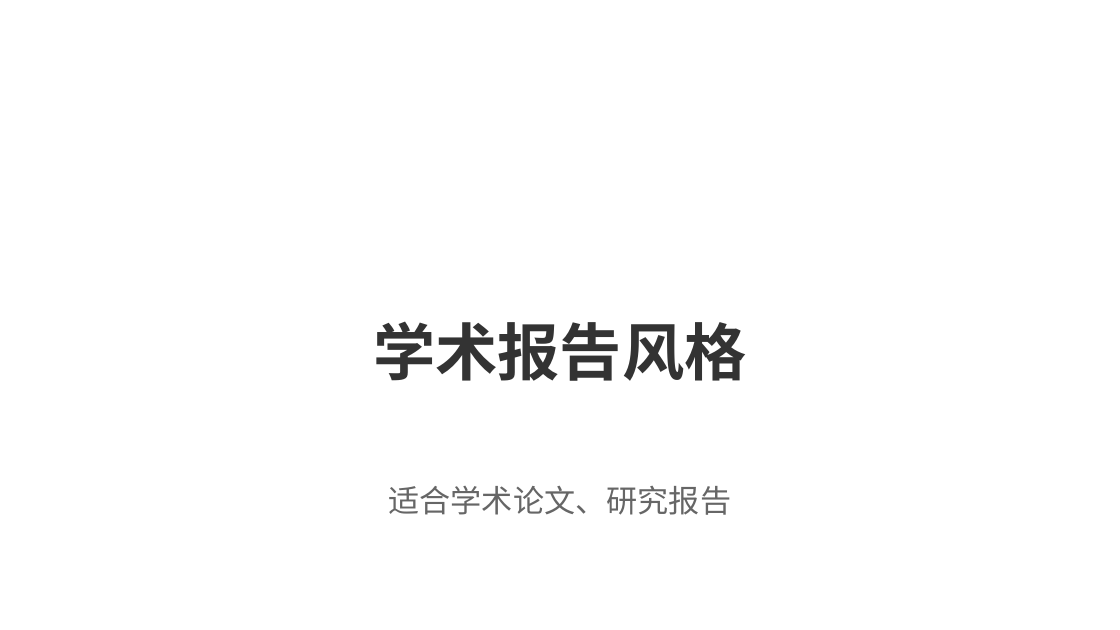
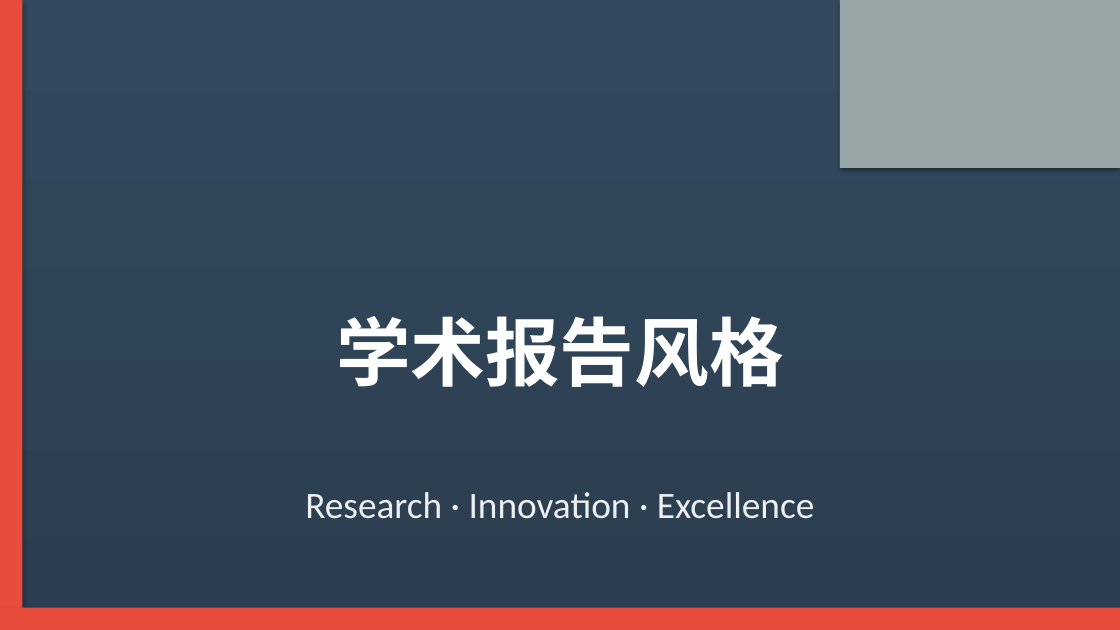
Before and after one commit to tangdazhu/extractdoc, a slide deck: slide 1 of config/templates/academic_template.pptx. Drawn at 1120x630 pixels with LibreOffice and Linux fonts; fonts in the diff are those of the drawing. Boxes give left, top, right and bottom in pixels: in the first picture for what was removed or moved away, otherwise in the second. Text is boxed around its words. In the diff, an @@ line names an element or a change of style, - is before the commit and + after.

```diff
--- a/config/templates/academic_template.pptx
+++ b/config/templates/academic_template.pptx
@@ background #FFFFFF to gradient #2C3E50 to #34495E @@
@@ rectangle added at box(0, 0, 22, 629), fill #E74C3C @@
@@ rectangle added at box(840, 0, 1120, 168), fill #95A5A6 @@
@@ title "学术报告风格" at box(336, 316, 784, 387): size 40 to 48 pt, text colour #333333 to #FFFFFF @@
@@ subtitle at box(305, 492, 814, 519): text changed; size 20 to 24 pt; text colour #666666 to #ECF0F1 @@
-适合学术论文、研究报告
+Research · Innovation · Excellence
@@ rectangle added at box(0, 607, 1120, 629), fill #E74C3C @@
```
Also in this commit, not shown: 1 other slide changed, 4 other files.
